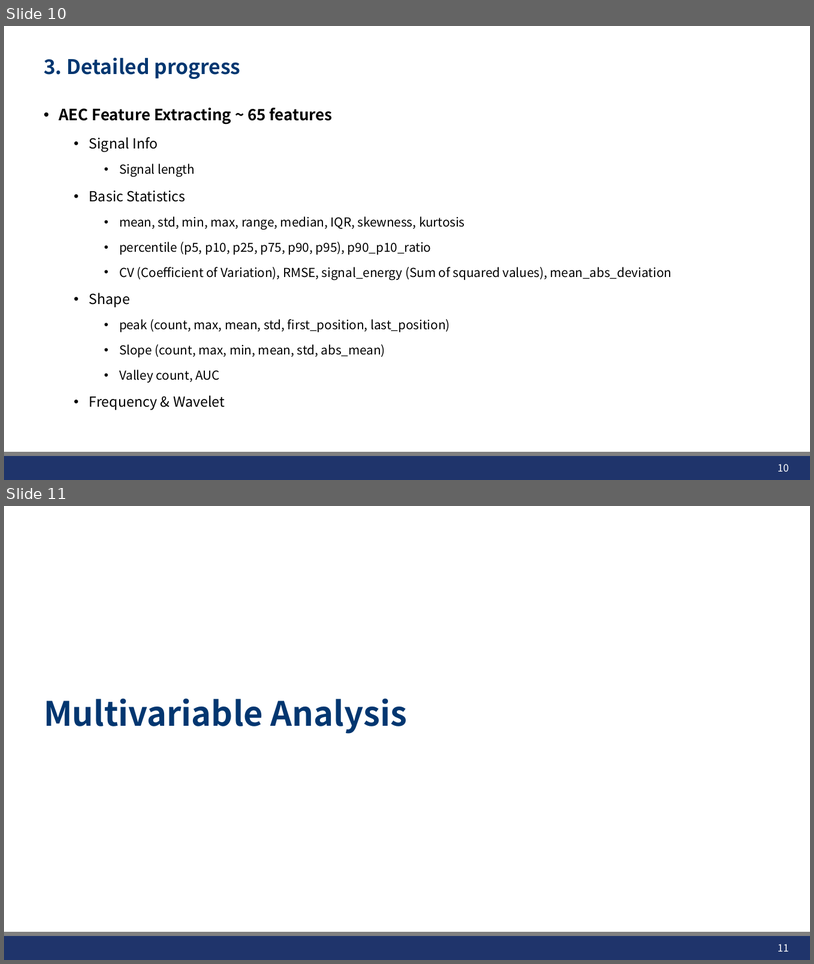
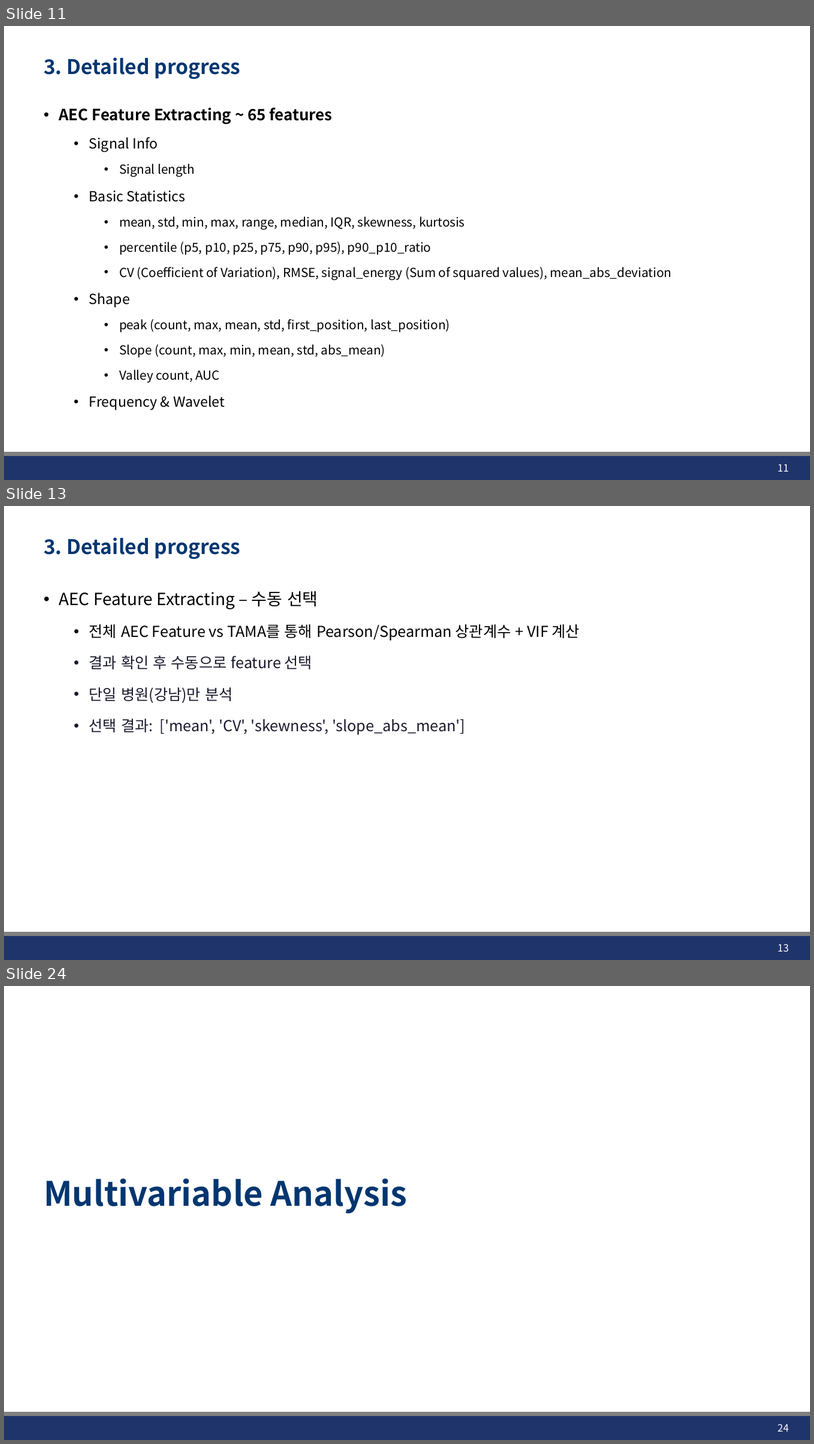
Before and after one commit to JHWannabe/2026-1_Study, a slide deck: 연구자료/260508_AEC_SMI_Analysis.pptx. Shown one above the other, each under a label of ours: slides 10 and 11 before the commit, slides 11, 13 and 24 after it; the slides between them are not shown. The pictures are 814x964 and 814x1444 pixels, drawn with LibreOffice and Linux fonts; fonts in the diff are those of the drawing; background and template pictures are left out. Boxes give left, top, right and bottom in pixels: in the first picture for what was removed or moved away, otherwise in the second. Text is boxed around its words. In the diff, an @@ line names an element or a change of style, - is before the commit and + after.

```diff
--- a/연구자료/260508_AEC_SMI_Analysis.pptx
+++ b/연구자료/260508_AEC_SMI_Analysis.pptx
@@ slide 13 added at [4,506,810,960], background #FFFFFF; not listed: 2 template elements that a slide beside it also shows @@
@@ title added at [44,537,240,559], 24 pt, text #023670, bold @@
+3. Detailed progress
@@ text added at [59,591,580,735], 18 pt, text #1A1A2E @@
+• AEC Feature Extracting – 수동 선택
+  • 전체 AEC Feature vs TAMA를 통해 Pearson/Spearman 상관계수 + VIF 계산
+  • 결과 확인 후 수동으로 feature 선택
+  • 단일 병원(강남)만 분석
+  • 선택 결과: ['mean', 'CV', 'skewness', 'slope_abs_mean']
@@ page number added at [778,943,789,952], 12 pt, text #FFFFFF @@
+13
@@ what was slide 10 is now slide 11 @@
@@ page number at [778,463,789,471]: text changed @@
-10
+11
@@ what was slide 11 is now slide 24 @@
@@ page number at [778,1423,789,1431]: text changed @@
-11
+24
```
Also in this commit, not shown: 1 slide changed, 21 other slides added, 12 other files.
